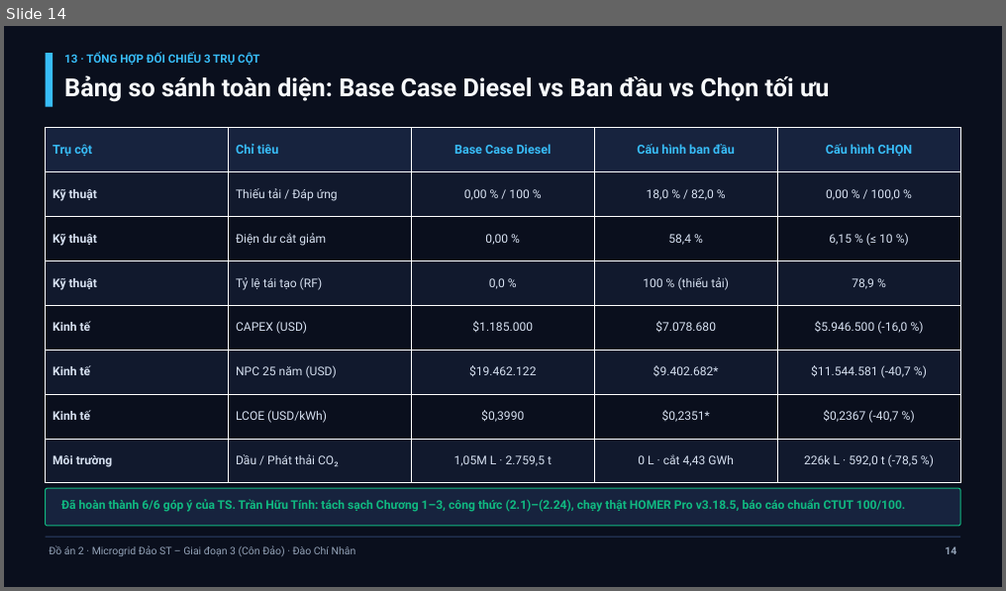
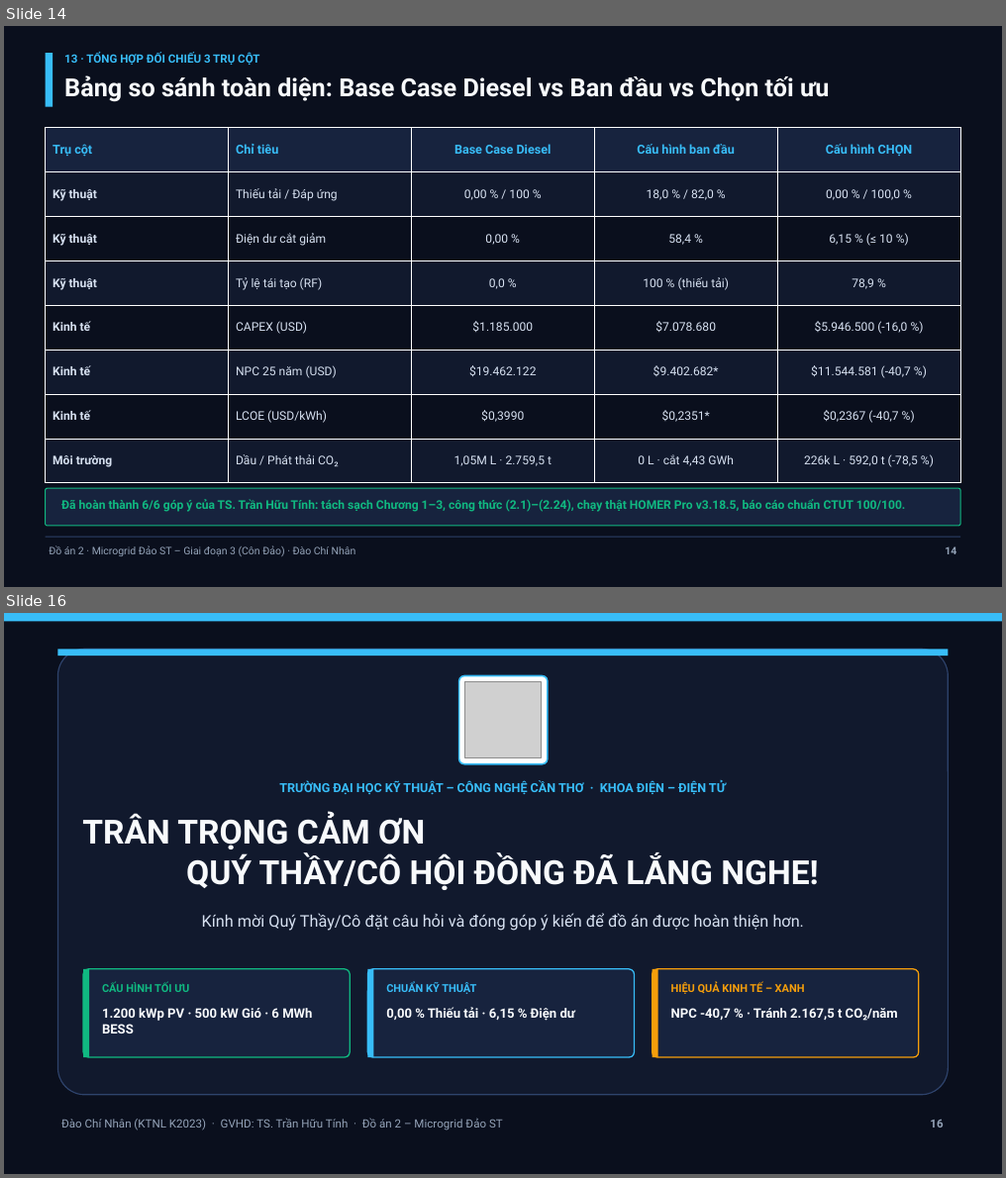
Before and after one commit to huongpro123/DoAn2_Microgrid_ConDao_ChiNhan, a slide deck: HO_SO_NOP_BAO_CAO_CHINH_THUC/07_Slide_Thuyet_Trinh_15_Trang_ST_Giai_Doan_3.pptx. Shown one above the other, each under a label of ours: slide 14 before the commit, slides 14 and 16 after it; the slides between them are not shown. The pictures are 1006x591 and 1006x1178 pixels, drawn with LibreOffice and Linux fonts; fonts in the diff are those of the drawing; grey boxes stand for pictures. Boxes give left, top, right and bottom in pixels: in the first picture for what was removed or moved away, otherwise in the second. Text is boxed around its words. In the diff, an @@ line names an element or a change of style, - is before the commit and + after.

```diff
--- a/HO_SO_NOP_BAO_CAO_CHINH_THUC/07_Slide_Thuyet_Trinh_15_Trang_ST_Giai_Doan_3.pptx
+++ b/HO_SO_NOP_BAO_CAO_CHINH_THUC/07_Slide_Thuyet_Trinh_15_Trang_ST_Giai_Doan_3.pptx
@@ slide 16 added at [4,613,1002,1174], background #0A0F1D @@
@@ rectangle added at [4,613,1002,621], fill #38BDF8 @@
@@ rounded rectangle added at [57,649,948,1095], fill #11192D, outline #2E436C 1.1 pt @@
@@ rectangle added at [57,649,948,656], fill #38BDF8 @@
@@ rounded rectangle added at [459,676,548,764], fill #FFFFFF, outline #38BDF8 1.5 pt @@
@@ picture added at [465,682,542,759] @@
@@ text added at [279,780,726,794], 12 pt, text #38BDF8, bold @@
+TRƯỜNG ĐẠI HỌC KỸ THUẬT – CÔNG NGHỆ CẦN THƠ · KHOA ĐIỆN – ĐIỆN TỬ
@@ text added at [82,814,818,890], 32 pt, text #F8FAFC, bold @@
+TRÂN TRỌNG CẢM ƠN
+QUÝ THẦY/CÔ HỘI ĐỒNG ĐÃ LẮNG NGHE!
@@ text added at [202,913,805,931], 15.5 pt, text #D6E0F0 @@
+Kính mời Quý Thầy/Cô đặt câu hỏi và đóng góp ý kiến để đồ án được hoàn thiện hơn.
@@ rounded rectangle added at [83,969,350,1058], fill #17233E, outline #10B981 1.2 pt @@
@@ rectangle added at [83,969,89,1058], fill #10B981 @@
@@ text added at [102,982,189,992], 10.5 pt, text #10B981, bold @@
+CẤU HÌNH TỐI ƯU
@@ rounded rectangle added at [368,969,635,1058], fill #17233E, outline #38BDF8 1.2 pt @@
@@ rectangle added at [368,969,374,1058], fill #38BDF8 @@
@@ text added at [386,982,476,994], 10.5 pt, text #38BDF8, bold @@
+CHUẨN KỸ THUẬT
@@ rounded rectangle added at [652,969,919,1058], fill #17233E, outline #F59E0B 1.2 pt @@
@@ rectangle added at [652,969,658,1058], fill #F59E0B @@
@@ text added at [671,982,805,994], 10.5 pt, text #F59E0B, bold @@
+HIỆU QUẢ KINH TẾ – XANH
@@ text added at [102,1008,312,1034], 12.5 pt, text #F8FAFC, bold @@
+1.200 kWp PV · 500 kW Gió · 6 MWh BESS
@@ text added at [386,1007,575,1021], 12.5 pt, text #F8FAFC, bold @@
+0,00 % Thiếu tải · 6,15 % Điện dư
@@ text added at [671,1008,898,1021], 12.5 pt, text #F8FAFC, bold @@
+NPC -40,7 % · Tránh 2.167,5 t CO₂/năm
@@ text added at [61,1118,503,1131], 11 pt, text #94A3B8 @@
+Đào Chí Nhân (KTNL K2023) · GVHD: TS. Trần Hữu Tính · Đồ án 2 – Microgrid Đảo ST
@@ text added at [930,1119,943,1128], 11 pt, text #94A3B8, bold @@
+16
```
Also in this commit, not shown: 2 slides changed, 4 other files.
